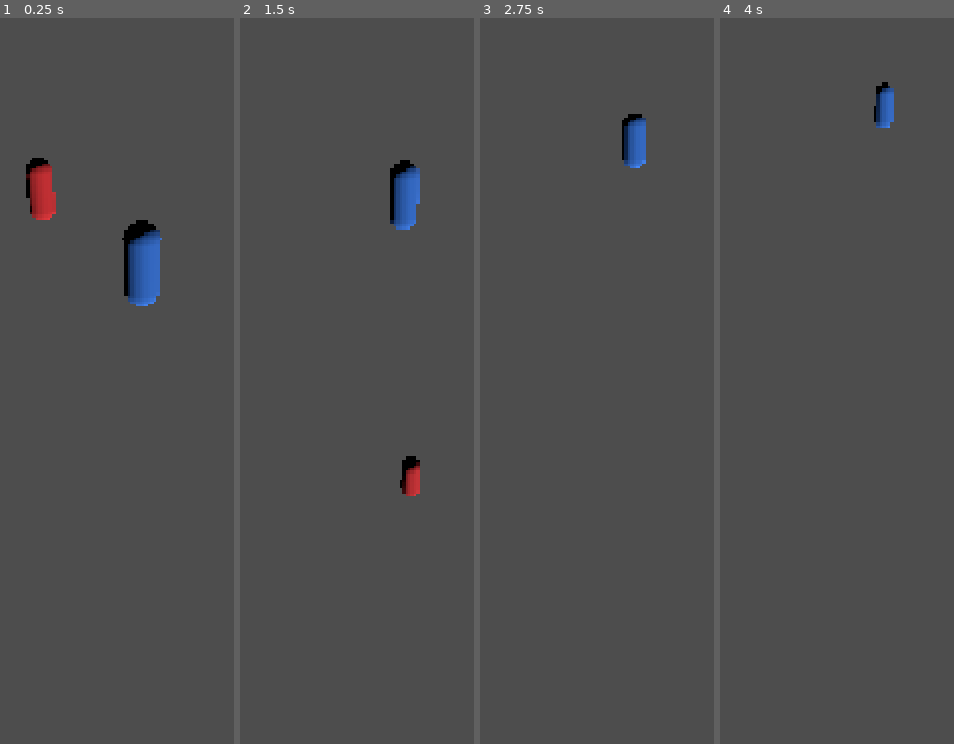
Above: before the commit, frames 1-4 (left to right).
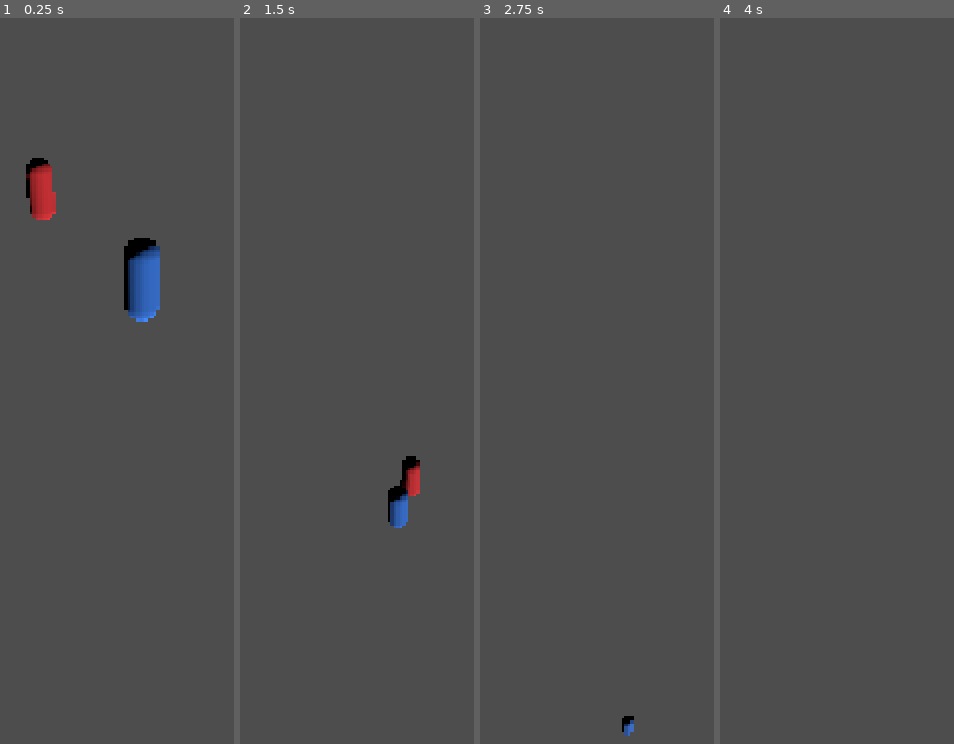
Above: after the commit, the same moments.

Repository: maciasisaac322-sys/Parcial_Corte2
Game: Godot game, scene res://Nivel.tscn
The game is run twice, just before and just after one commit, with the same random seed, the same clock (stepped at 60 frames per second) and the same inputs.
Inputs (mouse positions are in pixels of both pictures, inside the frame that each line leads up to):
- Up to frame 1 (0.25 s): no input
- Up to frame 2 (1.5 s): move the mouse to (469, 293) at 0.52 s; hold W (move_up) from 0.53 s (still down); tap Space (saltar) at 0.6, 0.77, 1.07 s; move the mouse to (300, 301) at 1.27 s; tap E (accion) at 1.35 s
- Up to frame 3 (2.75 s): keep holding W (move_up); tap Space (saltar) at 1.52, 1.55, 1.82, 2.1 s; move the mouse to (662, 279) at 2.02 s
- Up to frame 4 (4 s): keep holding W (move_up); move the mouse to (841, 308) at 2.77 s; tap E (accion) at 2.85 s; tap Space (saltar) at 3.02, 3.05, 3.32, 3.6, 3.77 s; tap Enter at 3.5 s; move the mouse to (outside the picture) at 3.52 s

The runs differ from the first frame. In frame 1, 1.1% of the frame differs, in the area x 52-70%, y 27-42%; in frame 2, 1.5%, in the area x 63-77%, y 19-71%; in frame 3, 0.8%; in frame 4, 0.5%.

Commit message:
Agregamos la funcion de salto con gravedad

Diff:
--- a/Assets/jugador.gd
+++ b/Assets/jugador.gd
@@ -1,33 +1,30 @@
 extends CharacterBody3D
-
 ## Velocidad máxima de desplazamiento, en metros por segundo.
 @export var speed: float = 4.0
 ## Cámara que define qué es "adelante". Si se deja vacía se usa la activa.
 @export var camara: Camera3D
-
+## Fuerza del salto.
+@export var salto_fuerza: float = 4.5
 
 func _ready() -> void:
 	if camara == null:
 		camara = get_viewport().get_camera_3d()
 
-
 func _physics_process(delta: float) -> void:
 	# --- Horizontal: hacia dónde quiere ir ------------------------------
 	var input_dir := Input.get_vector("move_left", "move_right", "move_up", "move_down")
 	var entrada := Vector3(input_dir.x, 0.0, input_dir.y)
-
 	# Movimiento relativo a la cámara (mismo patrón de la Sesión 8/9).
 	var direction := camara.global_basis * entrada
 	direction.y = 0.0
 	direction = direction.normalized()
-
 	# TODO (Tarea 3): esto asigna la velocidad DE GOLPE. Reemplazar por
 	# move_toward con aceleración y fricción, como en la Sesión 9.
 	velocity.x = direction.x * speed
 	velocity.z = direction.z * speed
 
-	# TODO (Tarea 2): falta la función de salto completa. Todavía no hay
-	# gravedad ni velocity.y en absoluto — por eso caminar funciona bien
-	# aunque no exista ningún piso en la escena.
+	velocity += get_gravity() * delta
 
+	if Input.is_action_just_pressed("saltar") and is_on_floor():
+		velocity.y = salto_fuerza
 	move_and_slide()
